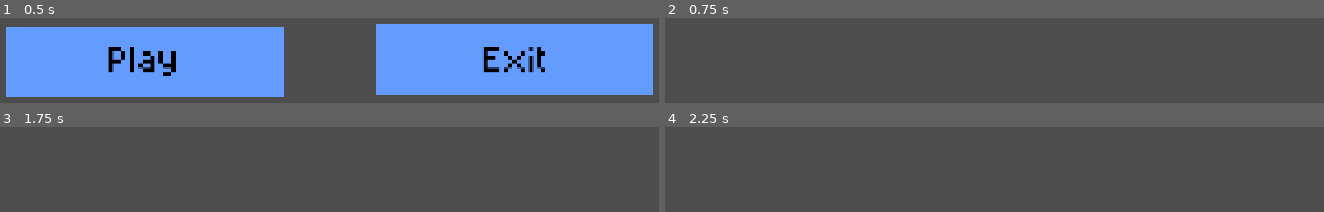
Above: before the commit, frames 1-4 (two rows, left to right).
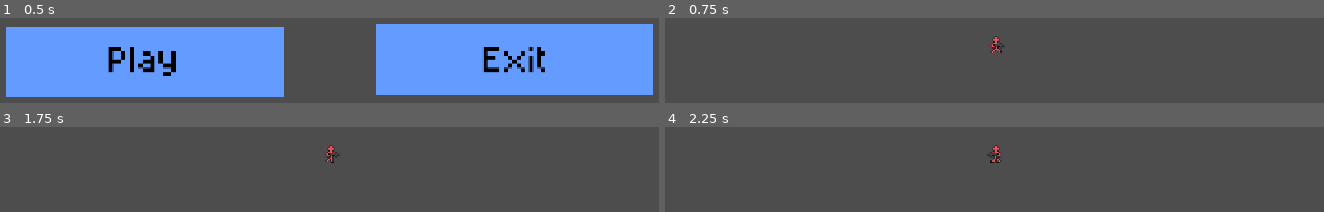
Above: after the commit, the same moments.

Repository: terminator0521/air-jumper
Game: Godot game, scene res://scenes/start_menu.tscn
Two runs of this game, one before a commit and one after it. Both use one fixed random seed, a clock stepped at 60 frames per second and the inputs below.
Inputs (mouse positions are in pixels of both pictures, inside the frame that each line leads up to):
- Up to frame 1 (0.5 s): no input
- Up to frame 2 (0.75 s): click (809, 62) at 0.5 s
- Up to frame 3 (1.75 s): tap Enter at 1.25 s; hold Right from 1.28 s (still down)
- Up to frame 4 (2.25 s): tap Space at 2 s; release Right at 2.03 s; hold Left from 2.03 s (still down)

Frame 1 is identical in both runs. In frame 2, 0.2% of the frame differs, in the area x 49-52%, y 21-42%; in frame 3, 0.2%; in frame 4, 0.2%, in the area x 48-52%, y 21-43%.

Commit message:
add player walking animation

Diff:
--- a/scenes/game.tscn
+++ b/scenes/game.tscn
@@ -1,3 +1,69 @@
 [gd_scene format=3 uid="uid://bw7avjo8p17vq"]
 
-[node name="Node2D" type="Node2D" unique_id=510765830]
+[ext_resource type="Script" uid="uid://dm0ix6e406opf" path="res://scripts/player.gd" id="1_yqjtg"]
+[ext_resource type="Texture2D" uid="uid://cbjqvrnjthtjc" path="res://textures/entities/player.png" id="2_lnu2h"]
+
+[sub_resource type="RectangleShape2D" id="RectangleShape2D_2g0sk"]
+
+[sub_resource type="AtlasTexture" id="AtlasTexture_yqjtg"]
+atlas = ExtResource("2_lnu2h")
+region = Rect2(0, 0, 32, 32)
+
+[sub_resource type="AtlasTexture" id="AtlasTexture_lbhrr"]
+atlas = ExtResource("2_lnu2h")
+region = Rect2(0, 0, 32, 32)
+
+[sub_resource type="AtlasTexture" id="AtlasTexture_iywne"]
+atlas = ExtResource("2_lnu2h")
+region = Rect2(32, 0, 32, 32)
+
+[sub_resource type="AtlasTexture" id="AtlasTexture_p57ef"]
+atlas = ExtResource("2_lnu2h")
+region = Rect2(64, 0, 32, 32)
+
+[sub_resource type="AtlasTexture" id="AtlasTexture_u5sy4"]
+atlas = ExtResource("2_lnu2h")
+region = Rect2(96, 0, 32, 32)
+
+[sub_resource type="SpriteFrames" id="SpriteFrames_sfuul"]
+animations = [{
+"frames": [{
+"duration": 1.0,
+"texture": SubResource("AtlasTexture_yqjtg")
+}],
+"loop": 1,
+"name": &"default",
+"speed": 5.0
+}, {
+"frames": [{
+"duration": 1.0,
+"texture": SubResource("AtlasTexture_lbhrr")
+}, {
+"duration": 1.0,
+"texture": SubResource("AtlasTexture_iywne")
+}, {
+"duration": 1.0,
+"texture": SubResource("AtlasTexture_p57ef")
+}, {
+"duration": 1.0,
+"texture": SubResource("AtlasTexture_u5sy4")
+}],
+"loop": 1,
+"name": &"walking",
+"speed": 3.0
+}]
+
+[node name="Node2D" type="Node2D" unique_id=251696169]
+
+[node name="CharacterBody2D" type="CharacterBody2D" parent="." unique_id=61970098]
+script = ExtResource("1_yqjtg")
+
+[node name="Camera2D" type="Camera2D" parent="CharacterBody2D" unique_id=1974312624]
+
+[node name="CollisionShape2D" type="CollisionShape2D" parent="CharacterBody2D" unique_id=1496453542]
+shape = SubResource("RectangleShape2D_2g0sk")
+
+[node name="AnimatedSprite2D" type="AnimatedSprite2D" parent="CharacterBody2D" unique_id=1041880759]
+sprite_frames = SubResource("SpriteFrames_sfuul")
+animation = &"walking"
+frame_progress = 0.7457577
--- /dev/null
+++ b/scripts/player.gd
@@ -0,0 +1,22 @@
+extends CharacterBody2D
+
+
+const SPEED = 300.0
+const JUMP_VELOCITY = -400.0
+
+
+func _physics_process(delta: float) -> void:
+	# right to left movement
+	if Input.is_key_pressed(KEY_LEFT):
+		velocity.x -= SPEED * delta
+		$AnimatedSprite2D.flip_h = 1
+		$AnimatedSprite2D.play("walking")
+	elif Input.is_key_pressed(KEY_RIGHT):
+		$AnimatedSprite2D.flip_h = 0
+		$AnimatedSprite2D.play("walking")
+		velocity.x += SPEED * delta
+	else:
+		$AnimatedSprite2D.play("default")
+
+	move_and_slide()
+	pass
--- a/start_menu.gd
+++ /dev/null
@@ -1,12 +0,0 @@
-extends Node2D
-
-
-# Called when the node enters the scene tree for the first time.
-func _ready() -> void:
-
-	pass # Replace with function body.
-
-
-# Called every frame. 'delta' is the elapsed time since the previous frame.
-func _process(delta: float) -> void:
-	pass
Not shown, added: scripts/player.gd.uid
Not shown, removed: start_menu.gd.uid
Binary file added: textures/entities/player.png
Not shown, added: textures/entities/player.png.import
Binary file added: textures/entities/playertemplate.aseprite
Binary file removed: textures/menu/playertemplate.aseprite
